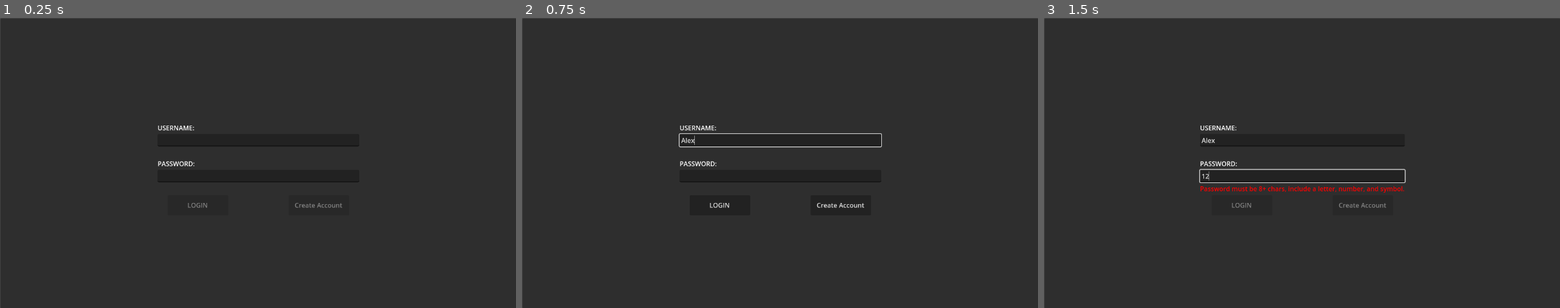
Above: before the commit, frames 1-3 (left to right).
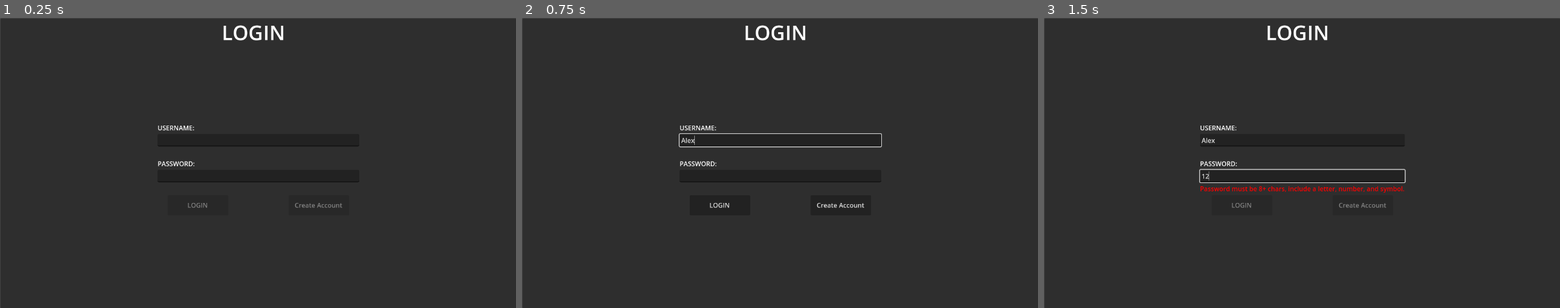
Above: after the commit, the same moments.

Repository: NMurphyGSU/InboxSimulator
Game: Godot game, scene res://Scenes/login_scene.tscn
Same seed, same stepped clock (60 frames per second), same inputs: the game is played once before the commit and once after it.
Inputs (mouse positions are in pixels of both pictures, inside the frame that each line leads up to):
- Up to frame 1 (0.25 s): no input
- Up to frame 2 (0.75 s): click (780, 139) at 0.52 s; type "Alex" at 0.6 s
- Up to frame 3 (1.5 s): click (1302, 177) at 0.75 s; type "12" at 0.83 s; tap Enter at 1.25 s

The runs differ from the first frame. In frame 1, 0.3% of the frame differs, in the area x 43-55%, y 2-8%; in frame 2, 0.3%; in frame 3, 0.3%.

Commit message:
Almost complete Pre-Assessment Update
10 hours of work:

I got most of the Pre-assessment done except for the very last part which is where the user adjusted values of the attributes are saved back into the JSON and then proceeds to the next scene.

I will work on this part later this coming week and after that the first two scenes should be complete and ready for the prototype.

Diff:
--- a/inbox-simulator/Objects/attribute_object.tscn
+++ b/inbox-simulator/Objects/attribute_object.tscn
@@ -1,41 +1,51 @@
-[gd_scene load_steps=2 format=3 uid="uid://bnbkvx831pfkv"]
+[gd_scene load_steps=4 format=3 uid="uid://bnbkvx831pfkv"]
 
 [ext_resource type="Script" path="res://Scripts/attribute.gd" id="1_s2mo0"]
 
-[node name="Attribute Object" type="Node"]
+[sub_resource type="LabelSettings" id="LabelSettings_cpwjd"]
+font_size = 30
 
-[node name="Control" type="Control" parent="."]
+[sub_resource type="LabelSettings" id="LabelSettings_suj2q"]
+font_size = 40
+
+[node name="Control" type="Control"]
 layout_mode = 3
-anchors_preset = 0
-offset_right = 40.0
-offset_bottom = 40.0
+offset_right = 370.0
+offset_bottom = 100.0
 script = ExtResource("1_s2mo0")
 
-[node name="Panel" type="Panel" parent="Control"]
+[node name="Panel" type="Panel" parent="."]
 layout_mode = 0
-offset_right = 370.0
+offset_right = 1280.0
 offset_bottom = 100.0
 
-[node name="Label_Attribute" type="Label" parent="Control"]
+[node name="Label_Attribute" type="Label" parent="."]
 layout_mode = 0
-offset_left = 7.0
-offset_top = 12.0
-offset_right = 168.0
-offset_bottom = 35.0
+offset_left = 32.0
+offset_top = 30.0
+offset_right = 233.0
+offset_bottom = 72.0
 text = "Attribute
 "
+label_settings = SubResource("LabelSettings_cpwjd")
+horizontal_alignment = 1
+vertical_alignment = 1
+uppercase = true
 
-[node name="HSlider_Attribute" type="HSlider" parent="Control"]
+[node name="HSlider_Attribute" type="HSlider" parent="."]
 layout_mode = 0
-offset_left = 9.0
-offset_top = 50.0
-offset_right = 319.0
-offset_bottom = 66.0
+offset_left = 257.0
+offset_top = 43.0
+offset_right = 1026.0
+offset_bottom = 59.0
 
-[node name="Label" type="Label" parent="Control"]
+[node name="Label_Value" type="Label" parent="."]
 layout_mode = 0
-offset_left = 330.0
-offset_top = 44.0
-offset_right = 363.0
-offset_bottom = 67.0
-text = "00"
+offset_left = 1092.0
+offset_top = 23.0
+offset_right = 1209.0
+offset_bottom = 75.0
+text = "000"
+label_settings = SubResource("LabelSettings_suj2q")
+horizontal_alignment = 1
+vertical_alignment = 1
--- a/inbox-simulator/Scenes/login_scene.tscn
+++ b/inbox-simulator/Scenes/login_scene.tscn
@@ -1,7 +1,10 @@
-[gd_scene load_steps=3 format=3 uid="uid://b8buoh1os3sjj"]
+[gd_scene load_steps=4 format=3 uid="uid://b8buoh1os3sjj"]
 
 [ext_resource type="Script" path="res://Scripts/login.gd" id="1_a1jlg"]
 [ext_resource type="PackedScene" uid="uid://bv7o7amfbnwni" path="res://Scenes/self_assessment_scene.tscn" id="2_m1bmj"]
+
+[sub_resource type="LabelSettings" id="LabelSettings_g173t"]
+font_size = 50
 
 [node name="LoginScene" type="Node"]
 
@@ -104,3 +107,12 @@
 grow_vertical = 2
 pivot_offset = Vector2(75, 25)
 text = "Create Account"
+
+[node name="Label_Title" type="Label" parent="CanvasLayer/Control"]
+offset_left = 237.0
+offset_right = 1019.0
+offset_bottom = 69.0
+text = "LOGIN
+"
+label_settings = SubResource("LabelSettings_g173t")
+horizontal_alignment = 1
--- a/inbox-simulator/Scenes/self_assessment_scene.tscn
+++ b/inbox-simulator/Scenes/self_assessment_scene.tscn
@@ -1,4 +1,12 @@
-[gd_scene format=3 uid="uid://bv7o7amfbnwni"]
+[gd_scene load_steps=4 format=3 uid="uid://bv7o7amfbnwni"]
+
+[ext_resource type="Script" path="res://Scripts/self_assessment.gd" id="1_v4xl4"]
+
+[sub_resource type="LabelSettings" id="LabelSettings_1u2pi"]
+font_size = 20
+
+[sub_resource type="LabelSettings" id="LabelSettings_6xvl3"]
+font_size = 50
 
 [node name="Self Assessment Scene" type="Node"]
 
@@ -12,9 +20,56 @@
 offset_right = 1281.0
 offset_bottom = 721.0
 pivot_offset = Vector2(640, 360)
+script = ExtResource("1_v4xl4")
 
 [node name="Panel_Background" type="Panel" parent="CanvasLayer/Control"]
 layout_mode = 0
 offset_right = 1280.0
 offset_bottom = 720.0
 pivot_offset = Vector2(640, 360)
+
+[node name="ScrollContainer" type="ScrollContainer" parent="CanvasLayer/Control"]
+layout_mode = 0
+offset_top = 130.0
+offset_right = 1280.0
+offset_bottom = 630.0
+
+[node name="Control" type="Control" parent="CanvasLayer/Control/ScrollContainer"]
+custom_minimum_size = Vector2(370, 100)
+layout_mode = 2
+size_flags_vertical = 3
+
+[node name="Button_Proceed" type="Button" parent="CanvasLayer/Control"]
+layout_mode = 1
+anchors_preset = 8
+anchor_left = 0.5
+anchor_top = 0.5
+anchor_right = 0.5
+anchor_bottom = 0.5
+offset_left = 443.0
+offset_top = 285.0
+offset_right = 593.0
+offset_bottom = 335.0
+grow_horizontal = 2
+grow_vertical = 2
+pivot_offset = Vector2(75, 25)
+text = "PROCEED
+"
+
+[node name="Label_Description" type="Label" parent="CanvasLayer/Control"]
+layout_mode = 0
+offset_left = 30.0
+offset_top = 79.0
+offset_right = 1253.0
+offset_bottom = 130.0
+text = "The Purpose of the assessment...."
+label_settings = SubResource("LabelSettings_1u2pi")
+
+[node name="Label_Title" type="Label" parent="CanvasLayer/Control"]
+offset_left = 237.0
+offset_right = 1019.0
+offset_bottom = 69.0
+text = "PRE ASSESSMENT
+"
+label_settings = SubResource("LabelSettings_6xvl3")
+horizontal_alignment = 1
--- a/inbox-simulator/Scripts/attribute.gd
+++ b/inbox-simulator/Scripts/attribute.gd
@@ -6,16 +6,19 @@
 # This is simply put an object that is meant to be compiled into a list dependent on the number of attributes under a username in a JSON.
 # It handles manual input of the value the user believes they should have in a specified attribute.
 #
+#
 # Notes:
 #
-# Added: 6/19-20/2025
-# - Systems that handle the naming, value, and input fields
-#
+# Added: 6/19-21/2025
+# -Systems that handle the naming, value, and input fields
+# -Issue noted: issue where the scroll wheel can manipulate the slider while scrolling(Not Fixed)
+# !!!SCRIPT IS COMPLETE FOR PROTOTYPE!!!
+
 extends Control
 
-@onready var name_label = $name_label
-@onready var attribute_slider = $value_slider
-@onready var attribute_label = $value_label
+@onready var name_label = $Label_Attribute
+@onready var attribute_slider = $HSlider_Attribute
+@onready var attribute_label = $Label_Value
 
 func _ready():
 	attribute_slider.value_changed.connect(_on_slider_value_changed)
--- a/inbox-simulator/Scripts/login.gd
+++ b/inbox-simulator/Scripts/login.gd
@@ -14,10 +14,11 @@
 # -When login is successful it will put you into the self assessment scene
 # -Reads attributes from a text file and initializes them in the JSON
 #
-# Added: 6/19-20/2025
+# Added: 6/19-21/2025
 # -Holds the login username so it can access that specific account information via Singleton.gd
 # -Attributes are read from a text file in the "Attributes" folder and then written to the JSON
 # -Capital letter after attributes does not mean anything, was done to prevent shadowing since my naming scemes are lack luster
+# -Added a title
 # !!!SCRIPT IS COMPLETE FOR PROTOTYPE!!!
 #----------------------------------
 
--- a/inbox-simulator/Scripts/self_assessment.gd
+++ b/inbox-simulator/Scripts/self_assessment.gd
@@ -1,11 +1,112 @@
+# Author: Michael Knighten
+# Date: 6/21/2025
+# Last Modified: 6/21/2025
+#
+# Descritption:
+# Self Assessment scene, handles the slider attribute objects listing so players can self evaluate at their own preference.
+# When they are satisfied, the results are then stored under their accounts self attributes for later comparison.
+#
+# Notes:
+#
+# Added: 6/21/2025
+# -Added the vertical scroller box and object spawner.
+# -Added the ability to use the Singleton to find the exact user for modification of their self attributes.
+# -Added the ability for changes to be saved.
+# -Fixed issue with offset during stacking of the attribute objects.
+# -Fixed a spacing and alignment issue.
+# -It correctly applies the correct number of attribute boxes based on the number of parced attributes read from the Users JSON entry
+# -The names are correctly applied to each object
+# -Now based on the changes the use makes, they will need to press "Proceed" to record the attribute vales and move to the next scene. Lol... Deltarune reference.(In progress)
+# -Added the Label for "The purpose of the assessment...." and the title: "Pre-Assessment"
+
 extends Node
 
+@onready var control := $ScrollContainer/Control
+var attribute_box_scene := preload("res://Objects/attribute_object.tscn")
+var current_username = Singleton.Current_Username
+var json_path = "user://Data/User_Data.json"
+var recorded_data
+var number_of_attributes
 
-# Called when the node enters the scene tree for the first time.
-func _ready() -> void:
-	pass # Replace with function body.
+func _ready():
+	populate_attributes(Count_JSON_attributes())
+	apply_attributes_to_objects(recorded_data, number_of_attributes)
+
+func Count_JSON_attributes():
+	var file = FileAccess.open(json_path, FileAccess.READ)
+	var json_text = file.get_as_text()
+	file.close()
+
+	var json = JSON.new()
+	var err = json.parse(json_text)  # <-- Parse the JSON string first
+	var data = json.get_data()       # <-- Now get the data after parsing
+
+	print(data)
+	print("Current user:", current_username)
+
+	var attr_str = data[current_username].get("attributes Self", "")
+	recorded_data=attr_str
+	var parts = attr_str.split("/")
+	var filtered_parts = []
+	for s in parts:
+		if s.strip_edges() != "":
+			filtered_parts.append(s)
+	parts = filtered_parts
+
+	print("Number of attributes:", parts.size())
+	number_of_attributes = parts.size()
+	return parts.size()
+
+func apply_attributes_to_objects(att: String, size: int):
+	var attributes_array = []
+
+	# Split by "/" to separate each attribute pair, e.g. " health:0"
+	var parts = att.split("/")
+
+	for part in parts:
+		var trimmed = part.strip_edges()  # remove spaces
+		if trimmed == "":
+			continue  # skip empty
+
+		# Each part looks like "health:0"
+		# Split by ":" and take the attribute name (before ":")
+		var attr_name = trimmed.split(":")[0]
+		attributes_array.append(attr_name)
+
+	# If you want to ensure the array is exactly 'size' length, you can:
+	if attributes_array.size() > size:
+		attributes_array = attributes_array.slice(0, size)
+	# 2) or fill with empty strings if too short:
+	while attributes_array.size() < size:
+		attributes_array.append("")
+
+	var att_list: String = "Attribute list: "
+	for att_name in attributes_array:
+		att_list += (att_name + " ")
+	print(att_list)
+
+	# go through the number of attribute objects and apply the name to them:
+	var index := 0
+	for child in control.get_children():
+		if index >= attributes_array.size():
+			break  # Avoid out-of-bounds errors
+		child.set_display_name(attributes_array[index])
+		index += 1
 
 
-# Called every frame. 'delta' is the elapsed time since the previous frame.
-func _process(delta: float) -> void:
-	pass
+func populate_attributes(count: int) -> void:
+	for child in control.get_children():
+		child.queue_free()
+
+	var offset := 100  # 100 units between each box vertically
+
+	for i in range(count):
+		var box = attribute_box_scene.instantiate()
+		box.name = "AttributeBox_%d" % i
+		control.add_child(box)
+
+		# Manual vertical offset
+		box.position = Vector2(0, i * offset)
+
+	# Adjust container size to fit children
+	control.custom_minimum_size.y = count * offset
